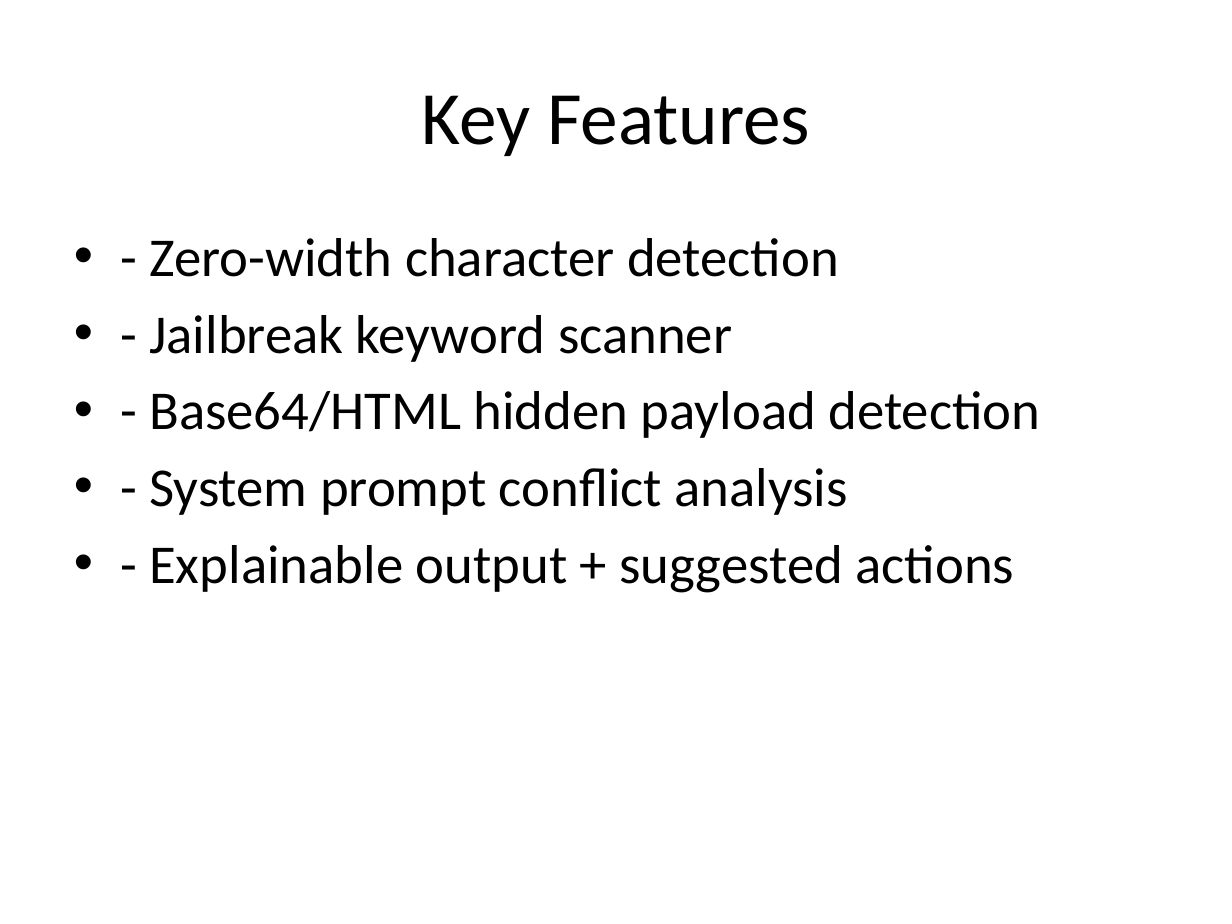
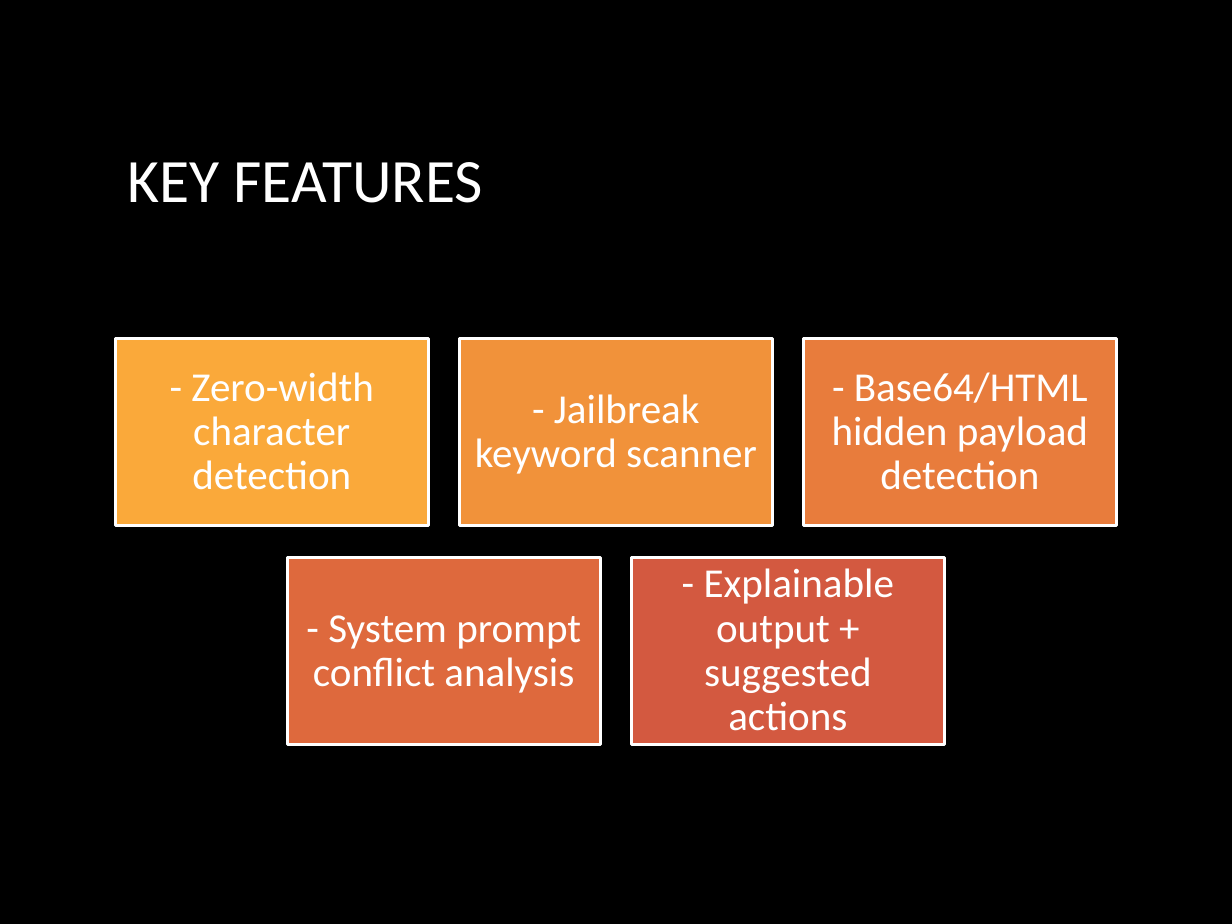
Before and after one commit to NguiWeily/Prompt-Injection-Detector, a slide deck: slide 5 of Adversarial_Prompt_Injection_Detector_Pitch.pptx. Drawn at 1232x924 pixels with LibreOffice and Linux fonts; fonts in the diff are those of the drawing; background and template pictures are left out. Boxes give left, top, right and bottom in pixels: in the first picture for what was removed or moved away, otherwise in the second. Text is boxed around its words. In the diff, an @@ line names an element or a change of style, - is before the commit and + after.

```diff
--- a/Adversarial_Prompt_Injection_Detector_Pitch.pptx
+++ b/Adversarial_Prompt_Injection_Detector_Pitch.pptx
@@ background #FFFFFF to picture (left out) @@
@@ rectangle added at [0,0,1232,924], fill #000000 @@
@@ title at [128,162,483,203]: text changed; size 44 to 36 pt; text colour #000000 to #FFFFFF @@
-Key Features
+KEY FEATURES
@@ text removed at [149,238,1040,593] @@
-• - Zero-width character detection
-• - Jailbreak keyword scanner
-• - Base64/HTML hidden payload detection
-• - System prompt conflict analysis
-• - Explainable output + suggested actions
@@ group added at [116,339,1116,744]: 5 rectangles, 5 texts @@
+- Zero-width character detection
+- Jailbreak keyword scanner
+- Base64/HTML hidden payload detection
+- System prompt conflict analysis
+- Explainable output + suggested actions
@@ group added at [0,0,1212,924]: 14 freeform shapes, 3 rectangles @@
```
Also in this commit, not shown: 8 other slides changed, 1 slide added, 1 slide removed, 3 other files.
